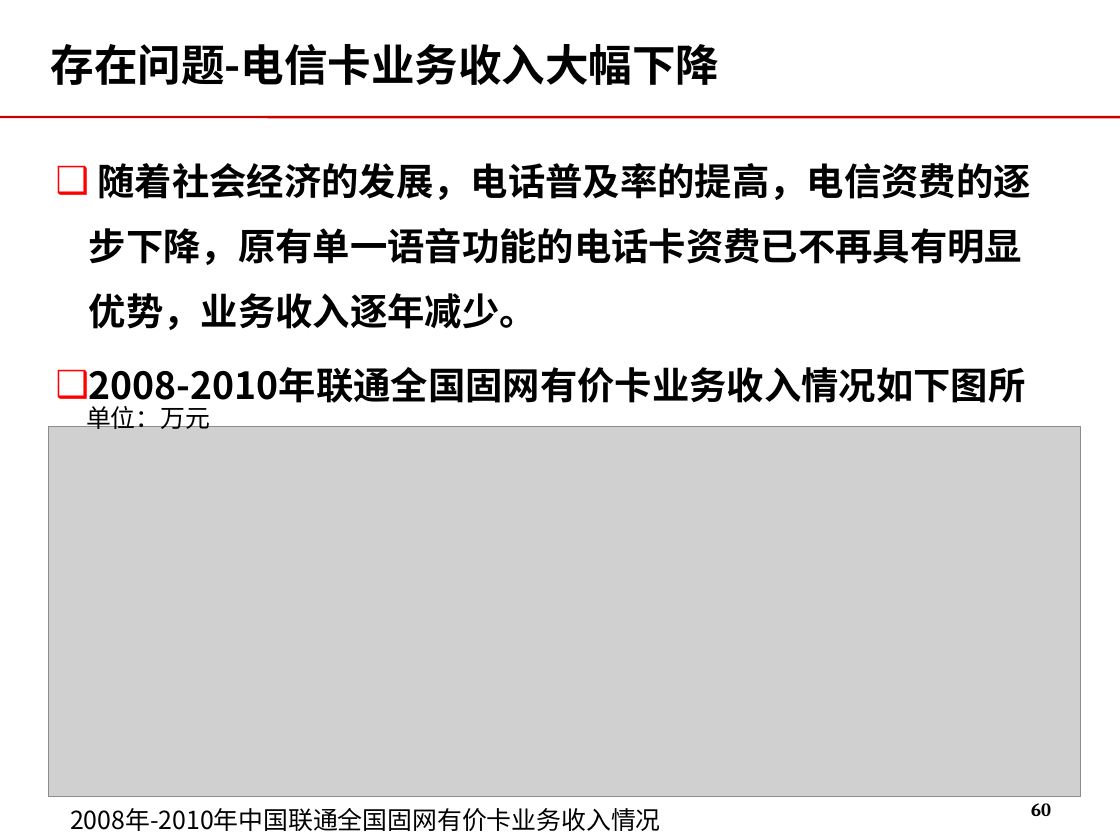
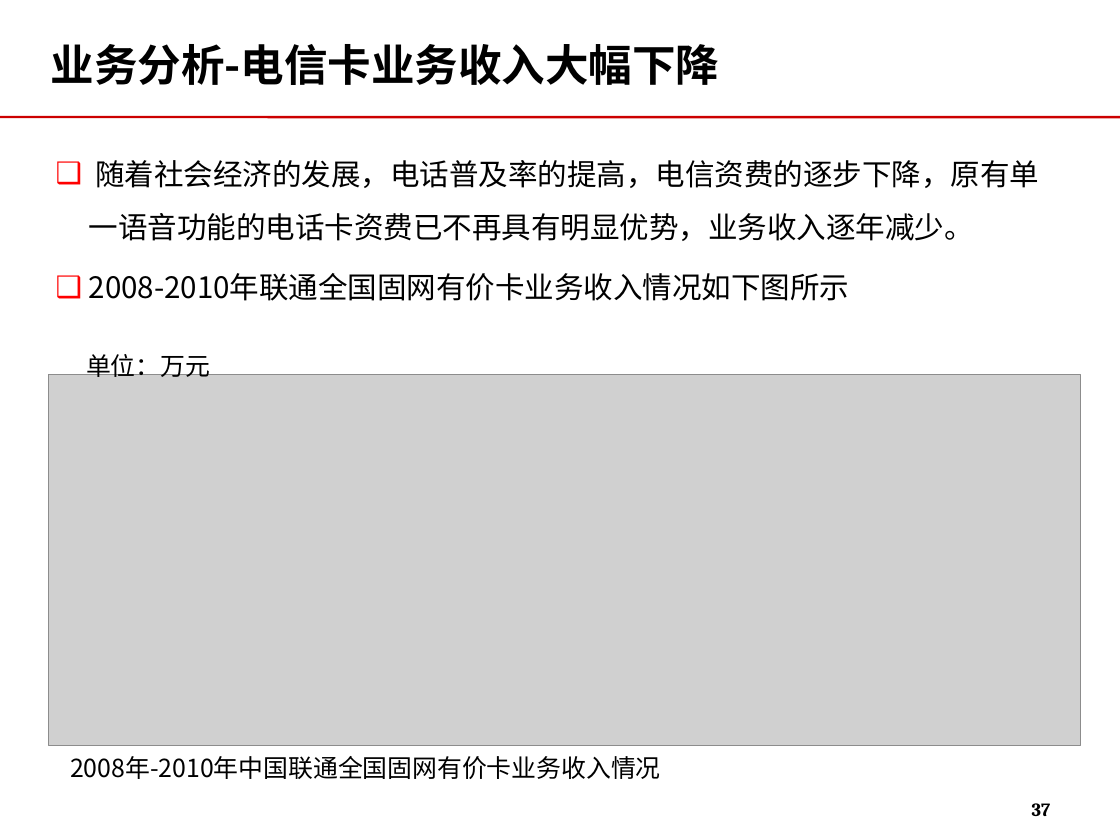
Before and after one commit to momo1101/unicardsrch, a slide deck: slide 37 of 软课题文本/软课题-中国联通电信卡业务及策略研究.ppt (slide 60 before the commit). Drawn at 1120x840 pixels with LibreOffice and Linux fonts; fonts in the diff are those of the drawing; grey boxes stand for pictures; background and template pictures are left out. Boxes give left, top, right and bottom in pixels: in the first picture for what was removed or moved away, otherwise in the second. Text is boxed around its words. In the diff, an @@ line names an element or a change of style, - is before the commit and + after.

```diff
--- a/软课题文本/软课题-中国联通电信卡业务及策略研究.ppt
+++ b/软课题文本/软课题-中国联通电信卡业务及策略研究.ppt
@@ title at (x1=51, y1=44, x2=720, y2=85): text changed @@
-存在问题-电信卡业务收入大幅下降
+业务分析-电信卡业务收入大幅下降
@@ text "随着社会经济的发展，电话普及率的提高，电信资费的逐步下降，原有单一语音功能的电话卡资费已不再具有明显优势，业务收入逐年减 ..." at (x1=89, y1=160, x2=1039, y2=301): size 24 to 19 pt, bold off; line spacing 1.45 to 1.5; less space between paragraphs @@
@@ 2 texts, 1 picture moved together from (x1=48, y1=406, x2=1080, y2=831) to (x1=48, y1=354, x2=1080, y2=779) @@
@@ page number at (x1=1032, y1=803, x2=1051, y2=816): text changed @@
-60
+37
```
Also in this commit, not shown: 37 other slides changed, 3 slides added, 27 slides removed.
